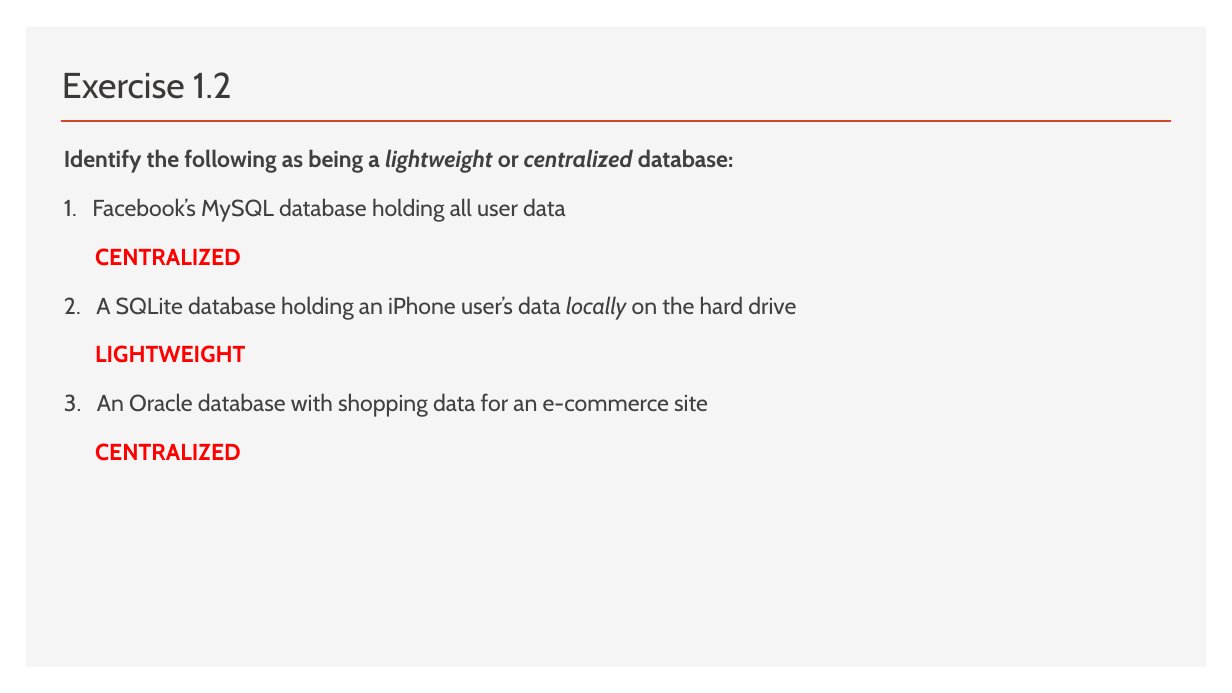
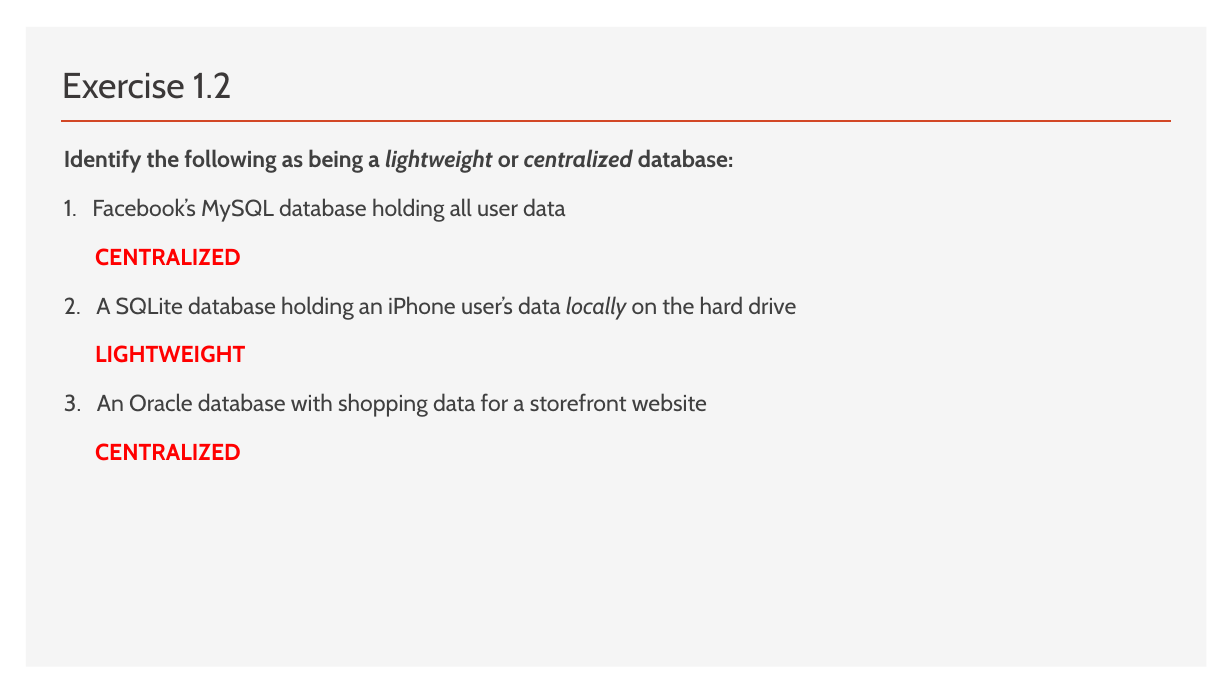
Before and after one commit to thomasnield/oreilly_sql_fundamentals_for_data, a slide deck: slide 25 of notes_and_slides/sql_fundamentals_slides.pptx (slide 24 before the commit). Drawn at 1232x693 pixels with LibreOffice and Linux fonts; fonts in the diff are those of the drawing. Boxes give left, top, right and bottom in pixels: in the first picture for what was removed or moved away, otherwise in the second. Text is boxed around its words. In the diff, an @@ line names an element or a change of style, - is before the commit and + after.

```diff
--- a/notes_and_slides/sql_fundamentals_slides.pptx
+++ b/notes_and_slides/sql_fundamentals_slides.pptx
@@ text at bbox=[64, 393, 707, 417]: text changed @@
-3. An Oracle database with shopping data for an e-commerce site
+3. An Oracle database with shopping data for a storefront website
```
Also in this commit, not shown: 9 other slides changed, 1 slide added, 1 other file.
